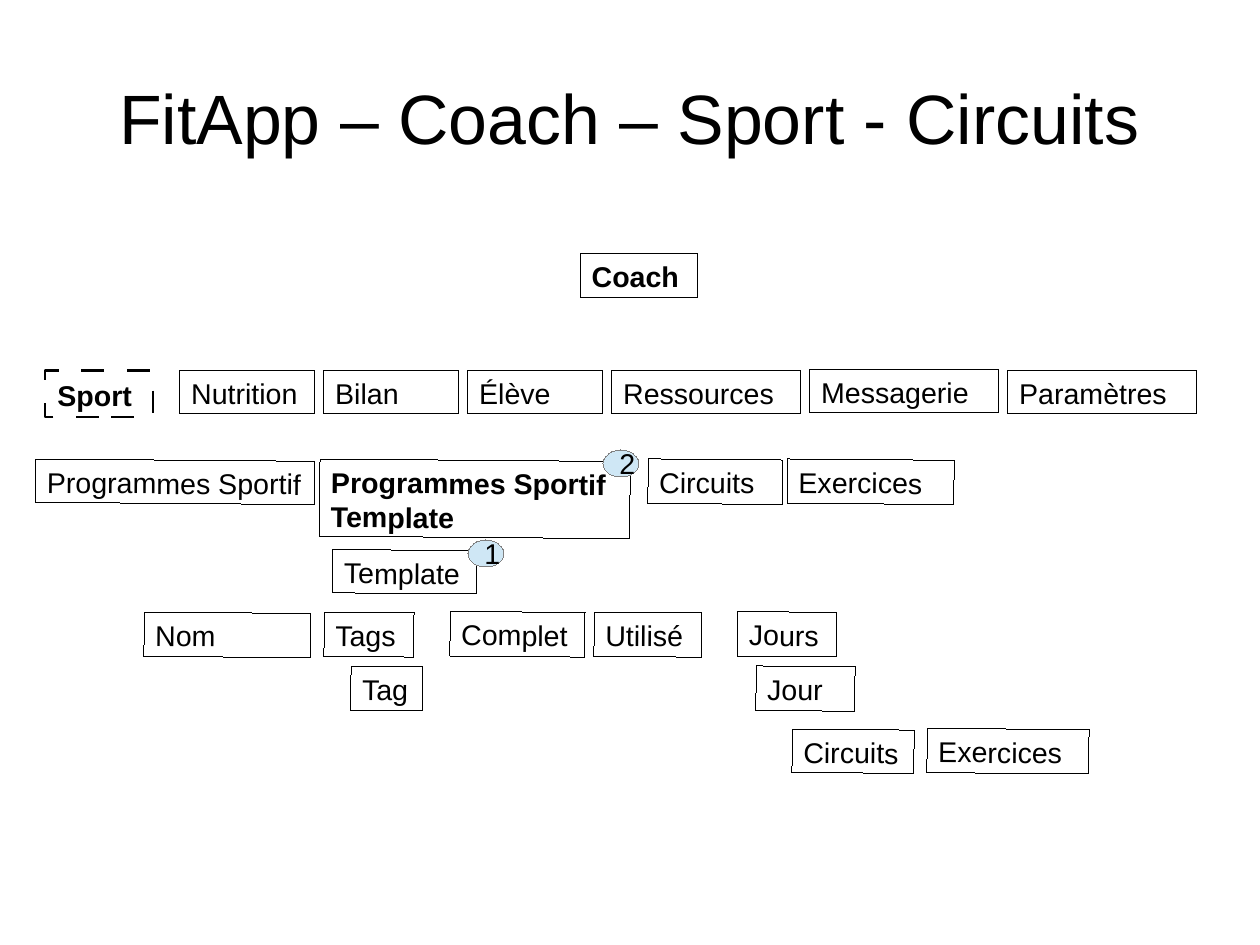
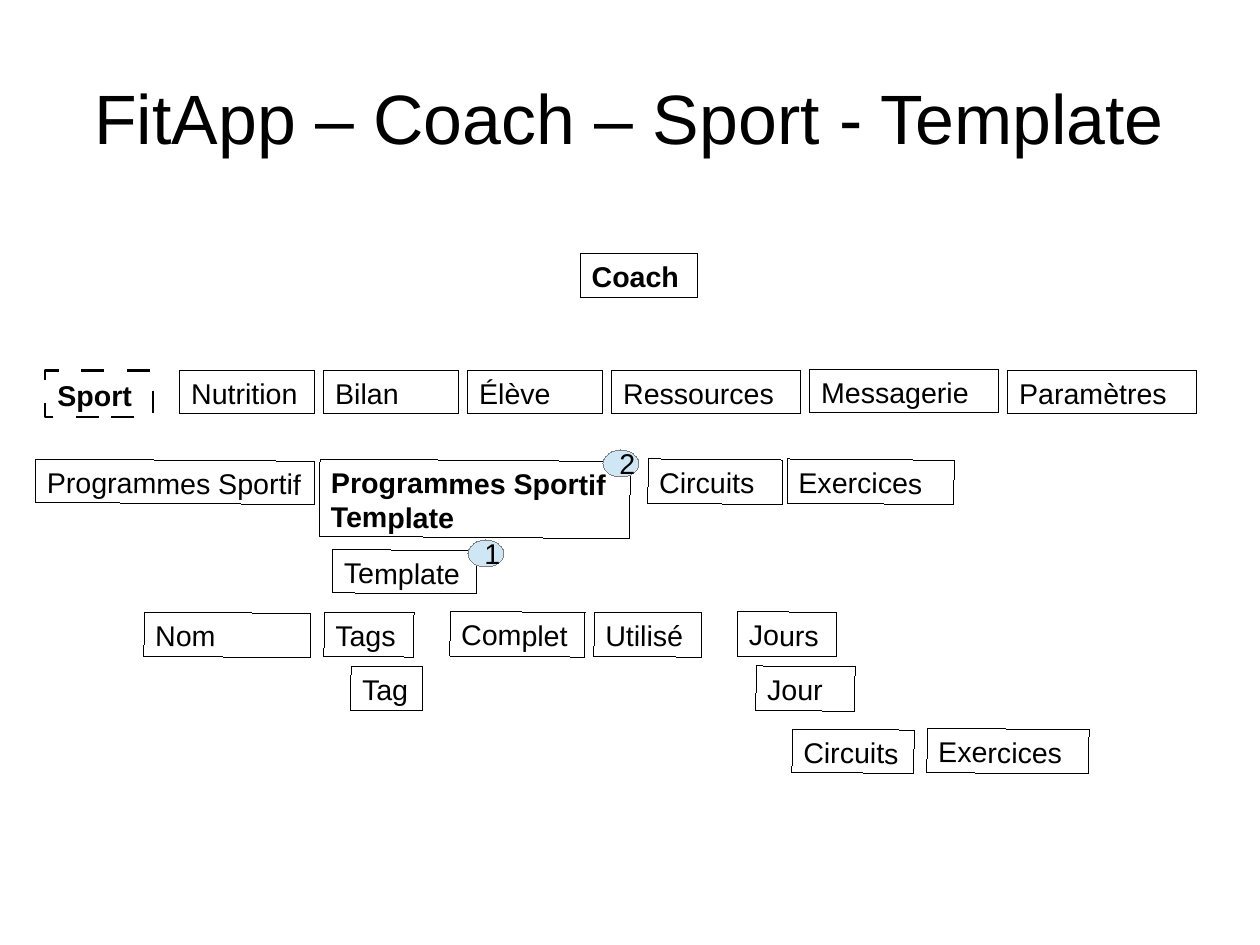
Before and after one commit to NicolasGavard/WebVysionSportV2, a slide deck: slide 17 of Documentations/FitApp.odp (slide 7 before the commit). Drawn at 1260x945 pixels with LibreOffice and Linux fonts; fonts in the diff are those of the drawing. Boxes give left, top, right and bottom in pixels: in the first picture for what was removed or moved away, otherwise in the second. Text is boxed around its words. In the diff, an @@ line names an element or a change of style, - is before the commit and + after.

```diff
--- a/Documentations/FitApp.odp
+++ b/Documentations/FitApp.odp
@@ title at box(94, 93, 1163, 157): text changed @@
-FitApp – Coach – Sport - Circuits
+FitApp – Coach – Sport - Template
```
Also in this commit, not shown: 4 other slides changed, 15 slides added.
